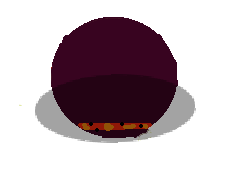
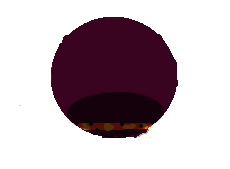
Comparing the layer stacks of the two 230 x 169 images. Changes:
"Ellipse 1" (1st of 3, in "Planet 3"): opacity 36% → 63%, painted on it over [35, 74, 196, 143]
painted on "Planet_3 (5)" over [91, 129, 146, 138]
painted on "Planet_3 (4)" over [83, 127, 147, 138]
painted on "Planet_3 (3)" over [89, 128, 144, 135]
painted on "Planet_3 (2)" over [94, 128, 139, 135]
painted on "Planet_3 (1)" over [90, 129, 141, 136]
